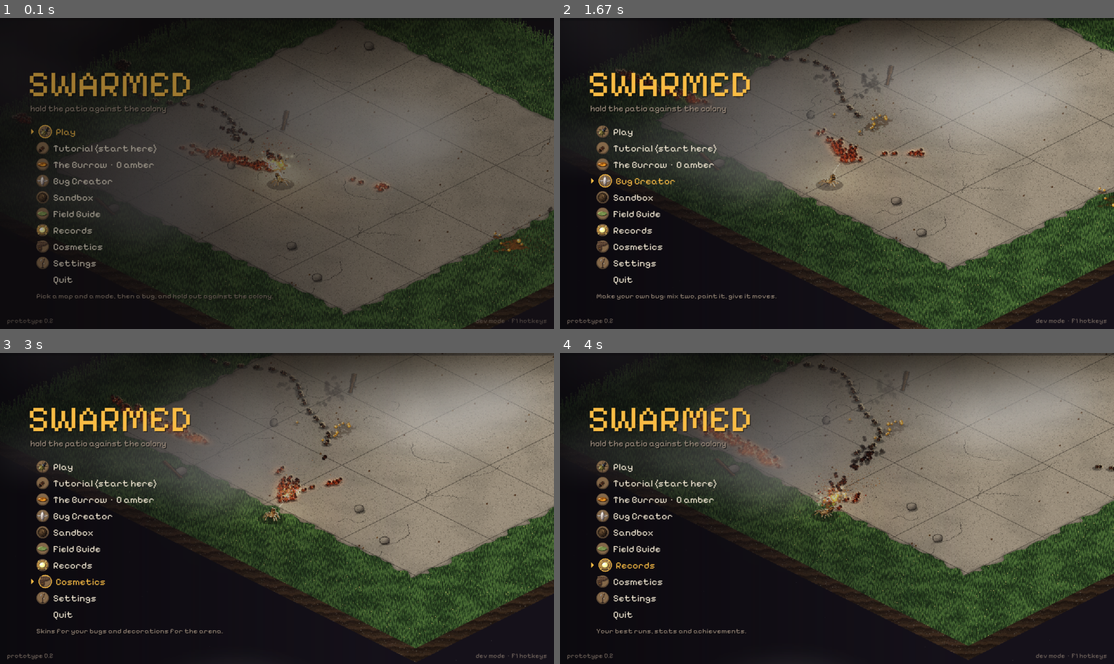
Above: before the commit, frames 1-4 (two rows, left to right).
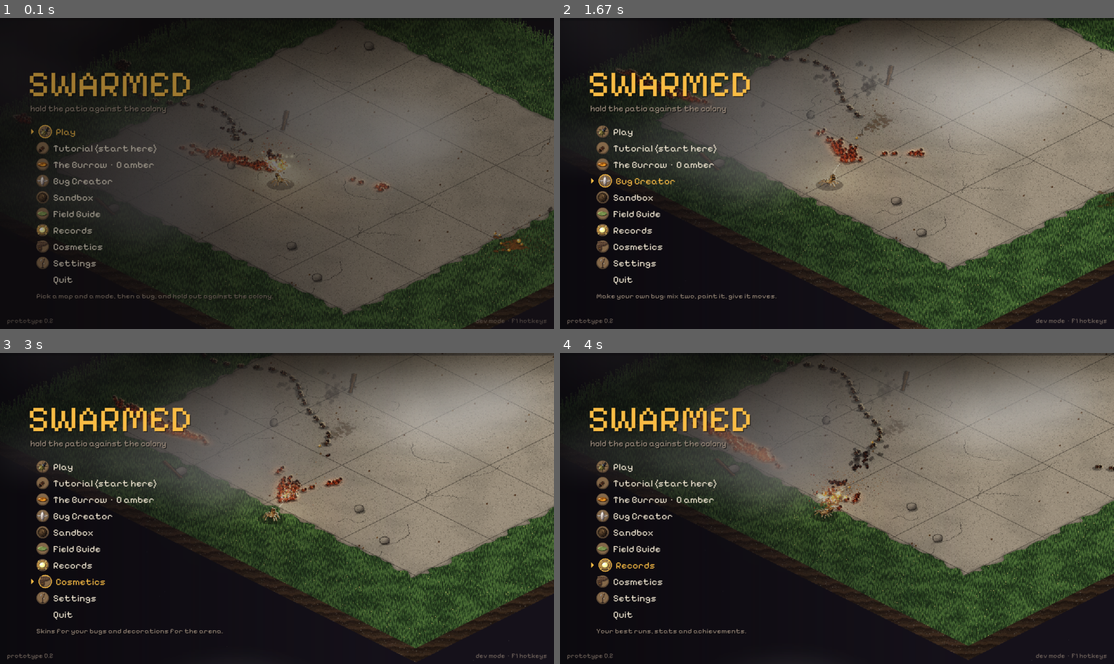
Above: after the commit, the same moments.

Repository: Omnilax/swarmed
Game: LÖVE game, started from main.lua
The game is run twice, just before and just after one commit, with the same random seed, the same clock (stepped at 60 frames per second) and the same inputs.
Inputs (mouse positions are in pixels of both pictures, inside the frame that each line leads up to):
- Up to frame 1 (0.1 s): no input
- Up to frame 2 (1.67 s): hold Right 0.33-0.8 s; move the mouse to (814, 185) at 0.37 s; hold Up 0.83-1.3 s; move the mouse to (837, 195) at 0.87 s; hold Right from 1.33 s (still down); move the mouse to (704, 176) at 1.37 s
- Up to frame 3 (3 s): release Right at 1.8 s; hold Left 1.83-2.37 s; move the mouse to (332, 576) at 1.87 s; hold Down 2.4-2.87 s; move the mouse to (105, 580) at 2.43 s; hold Left from 2.9 s (still down); move the mouse to (481, 617) at 2.93 s
- Up to frame 4 (4 s): release Left at 3.37 s; hold Up 3.4-3.87 s; move the mouse to (903, 536) at 3.43 s; hold Right from 3.9 s (still down); move the mouse to (848, 402) at 3.93 s

The runs differ from the first frame. In frame 1, less than 0.1% of the frame differs, in the area x 39-53%, y 34-50%; in frame 2, 0.2%; in frame 3, 0.3%; in frame 4, 0.7%, in the area x 23-100%, y 19-55%.

Commit message:
Art step: wind gusts, horde tracks, squash on hit, death styles by family, colour grade per map/act, heat haze, falling leaves, night glow mushrooms
Co-Authored-By: Claude Opus 5.5 <noreply@anthropic.com>
Claude-Session: https://claude.ai/code/session_01BLYJT53ss77nh4vELHCQVx

Diff:
--- a/src/config/settings_schema.lua
+++ b/src/config/settings_schema.lua
@@ -258,6 +258,25 @@
 add { key = "dangerCompass", category = "Interface", label = "Danger Compass", type = "toggle", default = false,
     desc = "Little wedges on the ground around your bug point at the nearest boss, elite or incoming shot." }
 
+-- Art and atmosphere (src/gfx/ambience.lua): in the Lighting tab
+add { key = "windGusts", category = "Lighting", label = "Wind Gusts", type = "toggle", default = true,
+    desc = "One shared wind with slow gusts: falling leaves, foreground grass and weather all lean the same way." }
+add { key = "hordeTracks", category = "Lighting", label = "Horde Tracks", type = "toggle", default = false,
+    desc = "Ants leave faint tracks on the ground that fade after a few seconds." }
+add { key = "squashStretch", category = "Lighting", label = "Squash & Stretch", type = "toggle", default = true,
+    desc = "Ants squash for a moment when they are hit." }
+add { key = "deathStyles", category = "Lighting", label = "Death Styles", type = "toggle", default = true,
+    desc = "Bodies fall by family: ants curl up, termites flip over, bees and wasps spiral down." }
+add { key = "colourGrade", category = "Lighting", label = "Colour Grade", type = "choice", default = "off",
+    options = { { value = "off", label = "Off" }, { value = "map", label = "Per Map" }, { value = "act", label = "Per Act" } },
+    desc = "A gentle colour grade: each map its own mood, or lush green for act 1, dry gold for act 2 and dusky violet for act 3." }
+add { key = "heatHaze", category = "Lighting", label = "Heat Haze", type = "toggle", default = true,
+    desc = "A soft shimmer on desert maps at midday and in heatwaves. Off with Reduce Flashing." }
+add { key = "fallingLeaves", category = "Lighting", label = "Falling Leaves", type = "toggle", default = true,
+    desc = "A few leaves drift through the view (dust motes in the desert)." }
+add { key = "glowDecor", category = "Lighting", label = "Night Glow Decor", type = "toggle", default = true,
+    desc = "Glowing mushrooms come out at night on the leafy maps and light the ground around them." }
+
 -- Camera (src/game/camera.lua, src/gfx/camfx.lua) ----------------------------------------
 add { key = "zoomKeys", category = "Camera", label = "Zoom Keys", type = "toggle", default = true,
     desc = "+ and - zoom in and out, 0 goes back to 1x." }
--- a/src/core/screen.lua
+++ b/src/core/screen.lua
@@ -14,9 +14,15 @@
 extern number brightness;
 extern number cbOn;
 extern mat3 cb;
+extern vec4 grade;      // tint rgb, saturation (Colour Grade)
+extern number haze;     // Heat Haze amount
+extern number htime;
 vec4 effect(vec4 color, Image tex, vec2 tc, vec2 sc) {
+    if (haze > 0.0) tc.x += sin(tc.y * 140.0 + htime * 3.0) * 0.0009 * haze * (1.0 - tc.y * 0.5);
     vec4 c = Texel(tex, tc) * color;
     vec3 rgb = c.rgb;
+    float l = dot(rgb, vec3(0.299, 0.587, 0.114));
+    rgb = clamp(mix(vec3(l), rgb, grade.a) * grade.rgb, 0.0, 1.0);
     if (cbOn > 0.5) {
         vec3 sim = cb * rgb;
         vec3 err = rgb - sim;
@@ -35,6 +41,8 @@
 
 function Screen.init()
     Screen.post = love.graphics.newShader(POST)
+    Screen.post:send("grade", { 1, 1, 1, 1 })
+    Screen.post:send("haze", 0)
     Screen.setResolution(Settings.get("renderResolution"))
 end
 
@@ -138,6 +146,13 @@
     Screen.post:send("brightness", Settings.get("brightness") / 100)
     Screen.post:send("cbOn", CB[mode] and 1 or 0)
     Screen.post:send("cb", CB[mode] or CB.protanopia)
+    -- Colour Grade and Heat Haze come from the arena being drawn (src/gfx/ambience.lua)
+    local w = Screen.worldView and Screen.gradeWorld
+    local Amb = require("src.gfx.ambience")
+    local r, g, b, sat = Amb.grade(w)
+    Screen.post:send("grade", { r, g, b, sat })
+    Screen.post:send("haze", w and Amb.haze(w) or 0)
+    Screen.post:send("htime", love.timer.getTime())
     love.graphics.setShader(Screen.post)
     love.graphics.setColor(1, 1, 1, 1)
     love.graphics.draw(Screen.canvas, Screen.quad, Screen.ox, Screen.oy, 0,
@@ -156,7 +171,16 @@
     local mode = Settings.get("colorblindMode")
     Screen.post:send("brightness", Settings.get("brightness") / 100)
     Screen.post:send("cbOn", CB[mode] and 1 or 0)
+    Screen.post:send("grade", { 1, 1, 1, 1 })
+    Screen.post:send("haze", 0)
     Screen.post:send("cb", CB[mode] or CB.protanopia)
+    -- Colour Grade and Heat Haze come from the arena being drawn (src/gfx/ambience.lua)
+    local w = Screen.worldView and Screen.gradeWorld
+    local Amb = require("src.gfx.ambience")
+    local r, g, b, sat = Amb.grade(w)
+    Screen.post:send("grade", { r, g, b, sat })
+    Screen.post:send("haze", w and Amb.haze(w) or 0)
+    Screen.post:send("htime", love.timer.getTime())
     love.graphics.setShader(Screen.post)
     love.graphics.setColor(1, 1, 1, 1)
     love.graphics.draw(Screen.canvas, Screen.boxQuad, x, y, 0, w / srcW, h / srcH)
--- a/src/game/weather.lua
+++ b/src/game/weather.lua
@@ -86,7 +86,7 @@
     for _, p in ipairs(self.parts) do
         p.t = p.t + dt
         local sway = p.sway and math.sin(self.world.time * p.sway + p.seed) * 12 or 0
-        p.x = p.x + (p.vx + wind[1] + sway) * dt
+        p.x = p.x + (p.vx + wind[1] + sway + (self.world.windGust or 0) * 25) * dt
         p.y = p.y + (p.vy + wind[2]) * dt
         if p.spin then p.a = p.a + p.spin * dt end
     end
--- a/src/game/world.lua
+++ b/src/game/world.lua
@@ -26,6 +26,7 @@
 local Shading = require("src.gfx.shading")
 local Clarity = require("src.gfx.clarity")
 local CamFx = require("src.gfx.camfx")
+local Ambience = require("src.gfx.ambience")
 local Weather = require("src.game.weather")
 local Cosmetics = require("src.game.cosmetics")
 local RunStats = require("src.game.runstats")
@@ -294,6 +295,7 @@
             sprite = e.sprite, x = e.x, y = e.y, z = 2, angle = e.angle, scale = e.scale,
             vx = nx * speed, vy = ny * speed, vz = 60 + love.math.random() * 50,
             spin = (love.math.random() - 0.5) * 30, t = 0, life = 0.6, shadow = e.shadow, mark = mark,
+            style = Ambience.styleOf(e.def),
         }
     end
     Audio.play("kill", { pitch = 1 + math.min(self.combo, 80) * 0.008 })
@@ -572,6 +574,7 @@
     self.time = self.time + dt
     Lighting.update(self, dt)
     Shading.update(self, dt)
+    Ambience.update(self, dt)
     self.killsThisFrame = 0
     -- last frame's kills become visible to behaviours; start a fresh list
     self.recentDeaths, self.deathsNow = self.deathsNow, self.recentDeaths
@@ -1028,6 +1031,8 @@
     self.ground:draw()
     if gsh then lg.setShader() end
     Shading.drawWet(self, ox, oy, vw, vh)           -- Wet Ground after rain
+    Ambience.drawGround(self)                       -- Horde Tracks
+    Ambience.drawDecor(self)                        -- Night Glow Decor
     self.hazards:drawGround()
     Entries.drawGround(self.spawner, self.time)     -- burrow mounds, landing shadows, nest holes
     self.rewards:drawGround()                       -- route tunnels, guarded critters
@@ -1164,7 +1169,8 @@
             local k = math.min(1, c.t / (c.life * 0.6))
             local v = 0.8 - k * 0.38
             lg.setColor(v, v * 0.92, v * 0.88, 1)
-            Sprites.draw(c.sprite, 1, sx, sy, c.angle, false, c.scale)
+            local ca, csx, csy = Ambience.corpseStyle(c)         -- Death Styles
+            Sprites.draw(c.sprite, 1, sx, sy, ca, false, csx, csy)
         end
     end
     lg.setColor(1, 1, 1, 1)
@@ -1173,6 +1179,7 @@
     Clarity.drawOutlines(self, list, n)             -- Threat Outlines
     Shading.drawRims(self, list, n)                 -- Rim Light (enemies, one batch)
     local hordeDepth = Settings.get("hordeDepth")
+    local squash = Settings.get("squashStretch")
     local sheens, nSheen = self.sheens, 0
     if not sheens then sheens = {} self.sheens = sheens end
     for i = 1, n do
@@ -1294,6 +1301,7 @@
                 o._dk = true
             end
             local fy = o._sy - (o.z or 0) - (o.dropH or 0)
+            if squash and (o.flash or 0) > 0 then sxs, sys = sxs * 1.14, sys * 0.86 end     -- Squash & Stretch
             Sprites.draw(o.sprite, math.floor(o.anim) + 1, o._sx, fy, o.angle, flash, sxs, sys)
             if el then
                 -- the sheen is drawn after the crowd in one additive batch (switching blend modes
@@ -1355,6 +1363,7 @@
     self.weather:draw(ox, oy, vw, vh)
     self:drawLighting(ox, oy, list, n)
     Shading.drawRays(self, ox, oy, vw, vh)          -- Sun Rays at golden hour and dawn
+    Ambience.drawLeaves(self, ox, oy, vw, vh)       -- Falling Leaves
     CamFx.drawForeground(self, ox, oy, vw, vh)      -- Foreground Grass
     self.weather:drawGlow(ox, oy, vw, vh)
     if self.freezeT > 0 then
@@ -1454,6 +1463,7 @@
     end
     self.hazards:lights(light)
     Lighting.extras(self, light, list, n)
+    Ambience.lights(self, light)
     for _, l in ipairs(self.ground.decorLights or {}) do
         local tw = l.twinkle and (0.75 + 0.25 * math.sin(self.time * l.twinkle + l.x)) or 1
         light(l.x, l.y, l.radius, l.color[1], l.color[2], l.color[3], (l.intensity or 0.5) * tw)
--- /dev/null
+++ b/src/gfx/ambience.lua
@@ -0,0 +1,218 @@
+-- Art and atmosphere touches (Visuals in the Lighting tab). Each has its own setting:
+--   Wind Gusts: one shared wind (the weather's, plus gusts) that leaves, grass and weather follow.
+--   Horde Tracks: ants leave faint tracks that fade after a few seconds.
+--   Squash & Stretch: ants squash when hit and when they land.
+--   Death Styles: bodies fall by family (ants curl up, termites flip, bees and wasps spiral).
+--   Colour Grade: a gentle per-map or per-act colour grade (in src/core/screen.lua's post shader).
+--   Heat Haze: a soft shimmer at desert noon and in heatwaves.
+--   Falling Leaves: a few leaves (or dust motes in the desert) drift through the view.
+--   Night Glow Decor: glowing mushrooms come out at night on the leafy maps.
+local Settings = require("src.core.settings")
+local Iso = require("src.core.iso")
+local Sprites = require("src.gfx.sprites")
+
+local Ambience = {}
+
+local sin, cos, floor = math.sin, math.cos, math.floor
+
+local DESERT = { dune_field = true, sandstone_wash = true }
+local LEAFY = { forest_floor = true, rainforest_floor = true, rotting_log = true, dappled_garden = true, backyard = true, wildflower_meadow = true }
+
+-- Per-map colour grades: tint r, g, b and saturation.
+local GRADES = {
+    backyard = { 1.0, 1.0, 0.98, 1.05 }, forest_floor = { 0.96, 1.02, 0.95, 1.08 },
+    rainforest_floor = { 0.92, 1.03, 0.98, 1.12 }, dune_field = { 1.05, 0.99, 0.9, 1.04 },
+    sandstone_wash = { 1.06, 0.98, 0.9, 1.0 }, mown_lawn = { 0.98, 1.03, 0.95, 1.06 },
+    puddle_patio = { 0.95, 0.99, 1.04, 0.98 }, rotting_log = { 1.0, 0.97, 0.93, 1.02 },
+    wildflower_meadow = { 1.03, 1.0, 0.97, 1.1 }, dappled_garden = { 0.98, 1.02, 0.96, 1.06 },
+}
+-- Per-act grades: lush, dry gold, dusky violet.
+local ACT = { { 0.97, 1.03, 0.96, 1.1 }, { 1.05, 1.0, 0.9, 0.98 }, { 1.0, 0.94, 1.04, 0.95 } }
+
+-- tint r, g, b, saturation for the post shader (1, 1, 1, 1 = untouched).
+function Ambience.grade(world)
+    local mode = Settings.get("colourGrade")
+    if mode == "off" or not world then return 1, 1, 1, 1 end
+    local g
+    if mode == "act" then g = ACT[math.min(3, world.act or 1)]
+    else g = GRADES[world.stage and world.stage.id or ""] end
+    if not g then return 1, 1, 1, 1 end
+    return g[1], g[2], g[3], g[4]
+end
+
+-- Heat haze amount 0..1.
+function Ambience.haze(world)
+    if not world or not Settings.get("heatHaze") or Settings.get("reduceFlashing") then return 0 end
+    local w = world.weather
+    local id = w and w.def and w.def.id
+    if id == "heatwave" then return w:strength() end
+    if DESERT[world.stage.id] then return math.max(0, (world:daylight() - 0.75) * 4) * 0.6 end
+    return 0
+end
+
+function Ambience.update(world, dt)
+    -- the shared wind: the weather's push plus slow gusts
+    local w = world.weather
+    local base = (w.def and w.def.wind and w.def.wind[1] or 0) / 60 * w:strength()
+    local gust = 0
+    if Settings.get("windGusts") then
+        gust = (love.math.noise(world.time * 0.25, 7) - 0.5) * 1.2
+        gust = gust * gust * (gust > 0 and 1 or -1) * 2
+    end
+    world.wind, world.windGust = base + gust, gust
+    -- tracks
+    if Settings.get("hordeTracks") then
+        world.trackT = (world.trackT or 0) - dt
+        if world.trackT <= 0 then
+            world.trackT = 0.25
+            local tracks = world.tracks or {}
+            world.tracks = tracks
+            local made = 0
+            for i = 1, world.enemyCount do
+                local e = world.enemies[i]
+                if made >= 20 then break end
+                if not e.hidden and (e.z or 0) < 2 and ((e.vx or 0) ~= 0 or (e.vy or 0) ~= 0) and (e.uid or i) % 3 == floor(world.time * 4) % 3 then
+                    made = made + 1
+                    if #tracks >= 360 then table.remove(tracks, 1) end
+                    tracks[#tracks + 1] = { x = e.x, y = e.y, t = 0, r = (e.radius or 5) * 0.8 }
+                end
+            end
+        end
+    end
+    local tracks = world.tracks
+    if tracks then
+        for i = #tracks, 1, -1 do
+            local tr = tracks[i]
+            tr.t = tr.t + dt
+            if tr.t > 8 then table.remove(tracks, i) end
+        end
+    end
+    -- leaves
+    if Settings.get("fallingLeaves") then
+        world.leaves = world.leaves or {}
+        for _, l in ipairs(world.leaves) do
+            l.y = l.y + l.vy * dt
+            l.x = l.x + (l.vx + (world.wind or 0) * 18 + sin(world.time * l.f + l.seed) * 8) * dt
+            l.a = l.a + l.spin * dt
+            l.life = l.life - dt
+        end
+    end
+end
+
+-- Under everything on the ground (after the ground itself).
+function Ambience.drawGround(world)
+    local tracks = world.tracks
+    if not tracks or not Settings.get("hordeTracks") then return end
+    local lg = love.graphics
+    local dark = DESERT[world.stage.id] and 0.18 or 0.12
+    for _, tr in ipairs(tracks) do
+        local sx, sy = Iso.toScreen(tr.x, tr.y)
+        lg.setColor(0.08, 0.06, 0.04, dark * (1 - tr.t / 8))
+        lg.draw(Sprites.atlas, Sprites.glow, sx, sy + 1, 0, tr.r / 16 * 1.4, tr.r / 16 * 0.7, 8, 8)
+    end
+    lg.setColor(1, 1, 1, 1)
+end
+
+-- Ground decor that only shows at night: glowing mushrooms in fixed spots on leafy maps.
+local function mushroomSpots(world)
+    if world._mush then return world._mush end
+    local spots = {}
+    local S = world.size or 900
+    local rng = love.math.newRandomGenerator(#(world.stage.id or "x") * 977 + 13)
+    for i = 1, 9 do
+        spots[i] = { x = rng:random() * (S - 80) + 40, y = rng:random() * (S - 80) + 40, n = rng:random(2, 4), hue = rng:random(1, 3) }
+    end
+    world._mush = spots
+    return spots
+end
+local HUES = { { 0.45, 1, 0.75 }, { 0.55, 0.8, 1 }, { 0.85, 0.6, 1 } }
+
+local function nightK(world)
+    if not Settings.get("glowDecor") or not LEAFY[world.stage.id] then return 0 end
+    return math.max(0, (0.55 - world:daylight()) / 0.4)
+end
+
+function Ambience.drawDecor(world)
+    local k = nightK(world)
+    if k <= 0 then return end
+    local lg = love.graphics
+    for _, m in ipairs(mushroomSpots(world)) do
+        local c = HUES[m.hue]
+        for j = 1, m.n do
+            local sx, sy = Iso.toScreen(m.x + j * 5 - 7, m.y + (j % 2) * 4)
+            local s = 1.4 + (j % 3) * 0.6
+            lg.setColor(0.85, 0.82, 0.75, k)
+            lg.rectangle("fill", floor(sx), floor(sy - s * 2), 1, s * 2)
+            lg.setColor(c[1], c[2], c[3], k)
+            lg.ellipse("fill", sx + 0.5, sy - s * 2, s * 1.5, s * 0.8)
+        end
+    end
+    lg.setColor(1, 1, 1, 1)
+end
+
+-- Light sources for the light pass: light(x, y, r, cr, cg, cb, a)
+function Ambience.lights(world, light)
+    local k = nightK(world)
+    if k <= 0 then return end
+    for _, m in ipairs(mushroomSpots(world)) do
+        local c = HUES[m.hue]
+        local sx, sy = Iso.toScreen(m.x, m.y)
+        light(sx, sy, 50, c[1], c[2], c[3], 0.5 * k * (0.85 + 0.15 * sin(world.time * 1.7 + m.x)))
+    end
+end
+
+-- Falling leaves: after the lighting (lit like the scene would be is not needed; they're tiny).
+function Ambience.drawLeaves(world, ox, oy, vw, vh)
+    if not Settings.get("fallingLeaves") then world.leaves = nil return end
+    local leaves = world.leaves or {}
+    world.leaves = leaves
+    local desert = DESERT[world.stage.id]
+    -- keep about a dozen in view
+    for i = #leaves, 1, -1 do
+        local l = leaves[i]
+        if l.life <= 0 or l.y > oy + vh + 20 or l.x < ox - 60 or l.x > ox + vw + 60 then table.remove(leaves, i) end
+    end
+    while #leaves < (desert and 18 or 10) do
+        leaves[#leaves + 1] = { x = ox + love.math.random() * vw, y = oy - 10 - love.math.random() * vh * 0.5,
+            vx = (love.math.random() - 0.5) * 10, vy = desert and 6 or (14 + love.math.random() * 12),
+            a = love.math.random() * 6, spin = (love.math.random() - 0.5) * 3, f = 1 + love.math.random(),
+            seed = love.math.random() * 10, life = 18, c = love.math.random(1, 3) }
+    end
+    local lg = love.graphics
+    local day = 0.35 + 0.65 * world:daylight()
+    for _, l in ipairs(leaves) do
+        if desert then
+            lg.setColor(0.95 * day, 0.85 * day, 0.65 * day, 0.35)
+            lg.rectangle("fill", floor(l.x), floor(l.y), 1, 1)
+        else
+            local c = l.c == 1 and { 0.55, 0.62, 0.25 } or l.c == 2 and { 0.75, 0.48, 0.2 } or { 0.62, 0.3, 0.18 }
+            lg.setColor(c[1] * day, c[2] * day, c[3] * day, 0.85)
+            local w = 2.2 * math.abs(cos(l.a)) + 0.6
+            lg.ellipse("fill", l.x, l.y, w, 1.2)
+        end
+    end
+    lg.setColor(1, 1, 1, 1)
+end
+
+-- Death Styles: how a falling body is drawn. Returns angle, scale x, scale y.
+function Ambience.corpseStyle(c)
+    if not c.style or not Settings.get("deathStyles") then return c.angle, c.scale, c.scale end
+    local k = math.min(1, c.t / math.max(0.01, c.life))
+    if c.style == "curl" then
+        return c.angle, c.scale * (1 - 0.25 * k), c.scale * (1 - 0.35 * k)
+    elseif c.style == "flip" then
+        return c.angle, c.scale, c.scale * cos(k * math.pi)
+    elseif c.style == "spiral" then
+        return c.angle + k * 9, c.scale * (1 - 0.3 * k), c.scale * (1 - 0.3 * k)
+    end
+    return c.angle, c.scale, c.scale
+end
+
+function Ambience.styleOf(def)
+    local f = def.family
+    if f == "bee" or f == "wasp" or f == "hornet" then return "spiral" end
+    if f == "termite" then return "flip" end
+    return "curl"
+end
+
+return Ambience
--- a/src/states/game.lua
+++ b/src/states/game.lua
@@ -222,6 +222,7 @@
 function Game:draw()
     self.world:flushDecals()
     Screen.beginWorld({ 0.09, 0.08, 0.12, 1 }, self.world.camera:viewZoom(), true)
+    Screen.gradeWorld = self.world
     self.world:draw()
     Screen.endWorld()
     -- the HUD, banners and floating numbers draw at the HUD Size zoom (Theme.hudZoom)
--- a/src/states/photomode.lua
+++ b/src/states/photomode.lua
@@ -105,6 +105,7 @@
     local game = self.game
     game.world:flushDecals()
     Screen.beginWorld({ 0.09, 0.08, 0.12, 1 }, self.zoom, true)
+    Screen.gradeWorld = game.world
     game.world:draw()
     Screen.endWorld()
     if self.hud then
